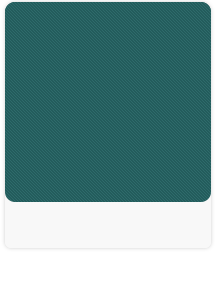
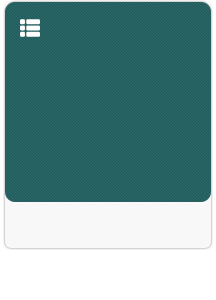
Layers edited between the first and the second w=216, h=300 image:
removed layer "组 1 副本" over [5, 2, 211, 248]
added layer "list 副本" above "list" over [20, 19, 40, 37]
painted on "图层 1" over [2, 0, 214, 251]
